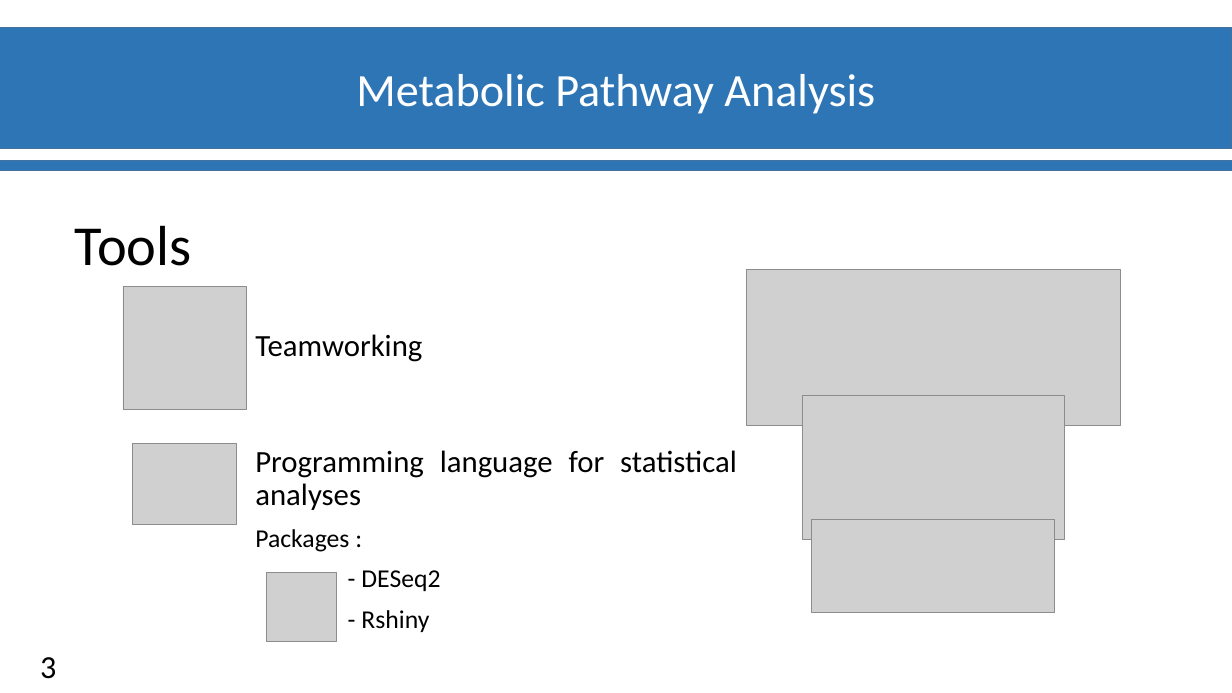
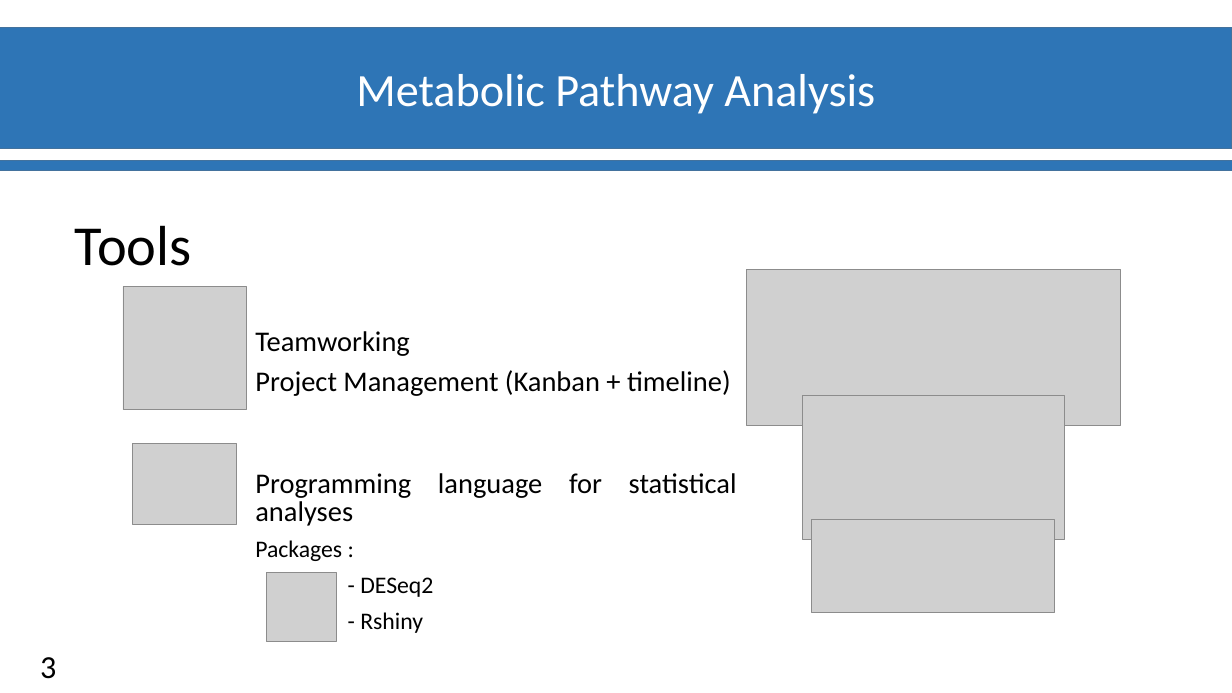
Before and after one commit to Ylefol/projet-INSERM_V5, a slide deck: slide 4 of Slides/Diapos_Suivit_projet.pptx. Drawn at 1232x693 pixels with LibreOffice and Linux fonts; fonts in the diff are those of the drawing; grey boxes stand for pictures; background and template pictures are left out. Boxes give left, top, right and bottom in pixels: in the first picture for what was removed or moved away, otherwise in the second. Text is boxed around its words. In the diff, an @@ line names an element or a change of style, - is before the commit and + after.

```diff
--- a/Slides/Diapos_Suivit_projet.pptx
+++ b/Slides/Diapos_Suivit_projet.pptx
@@ text at box(255, 331, 737, 633): size 24 to 22.2 pt in "Teamworking", "Programming language for statistical analyses"; size 20 to 18.5 pt in "Packages :", "- DESeq2", "- Rshiny"; line spacing 0.9 to 0.8 @@
@@ text at box(255, 370, 731, 396): paragraph added @@
+Project Management (Kanban + timeline)
```
Also in this commit, not shown: 2 other slides changed, 1 slide added.
